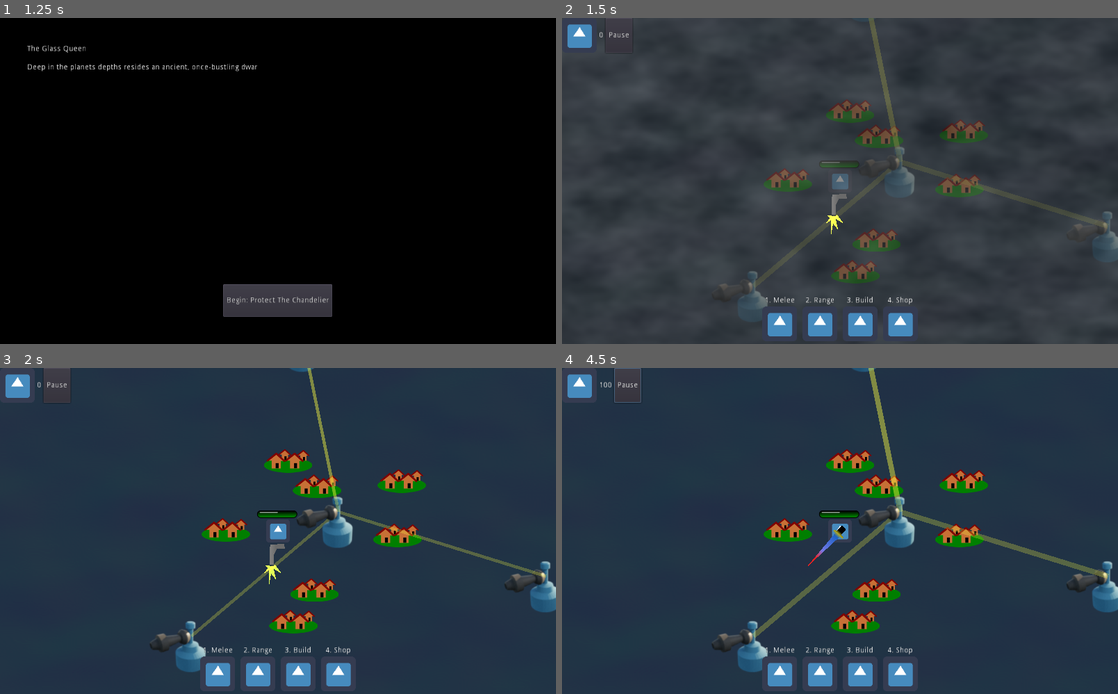
Above: before the commit, frames 1-4 (two rows, left to right).
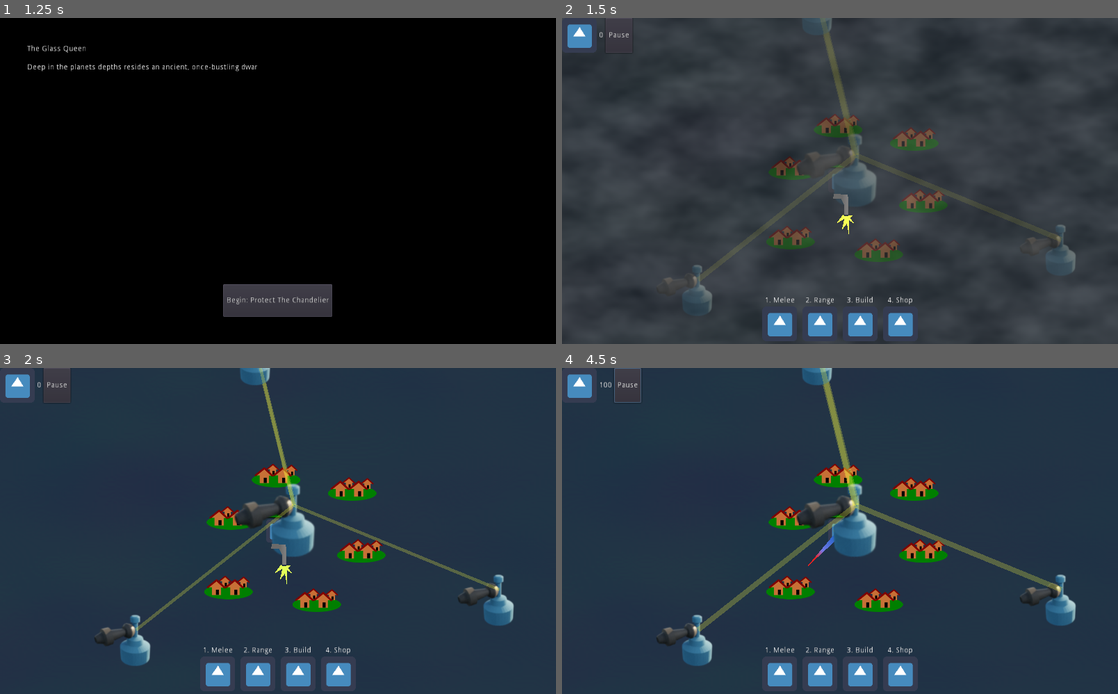
Above: after the commit, the same moments.

Repository: smclaughlan/GWJ52
Game: Godot game, scene res://Main.tscn
The game is run twice, just before and just after one commit, with the same random seed, the same clock (stepped at 60 frames per second) and the same inputs. The engine's default icon, where the game draws it, is replaced by a stand-in: a white triangle on a blue panel in a dark square.
Inputs (mouse positions are in pixels of both pictures, inside the frame that each line leads up to):
- Up to frame 1 (1.25 s): click "Play" at 0.5 s
- Up to frame 2 (1.5 s): click "Begin: Protect The Chandelier" at 1.25 s
- Up to frame 3 (2 s): no input
- Up to frame 4 (4.5 s): click (778, 674) at 2.02 s; click "Pause" at 2.75 s; click "Free Money!" at 3.5 s; click "Resume" at 4.25 s

Frame 1 is identical in both runs. In frame 2, 9.2% of the frame differs, in the area x 6-100%, y 0-94%; in frame 3, 12%; in frame 4, 12%, in the area x 17-100%, y 0-94%.

Commit message:
modify village, creeps, towers

Diff:
--- a/GodotProject/Global.gd
+++ b/GodotProject/Global.gd
@@ -17,3 +17,14 @@
 
 func resume():
 	get_tree().set_pause(false)
+
+
+func get_closest_object(group : Array, referenceObj ):
+	var refPos = referenceObj.global_position
+	var closest_object = null
+	for obj in group:
+		if is_instance_valid(obj) and obj != referenceObj:
+			var objPos = obj.global_position
+			if closest_object == null or objPos.distance_squared_to(refPos) < closest_object.global_position.distance_squared_to(refPos):
+				closest_object = obj
+	return closest_object
--- a/GodotProject/Scenes/Battle/Battle.tscn
+++ b/GodotProject/Scenes/Battle/Battle.tscn
@@ -21,15 +21,15 @@
 noise = SubResource( 1 )
 
 [sub_resource type="NavigationPolygon" id=4]
-vertices = PoolVector2Array( -1394, -689, 2567, -697, 2561, 1592, -1397, 1601 )
+vertices = PoolVector2Array( -3705, -1964, 3840, -1971, 3798, 2132, -3719, 2112 )
 polygons = [ PoolIntArray( 0, 1, 2, 3 ) ]
-outlines = [ PoolVector2Array( -1394, -689, 2567, -697, 2561, 1592, -1397, 1601 ) ]
+outlines = [ PoolVector2Array( -3705, -1964, 3840, -1971, 3798, 2132, -3719, 2112 ) ]
 
 [sub_resource type="RectangleShape2D" id=5]
-extents = Vector2( 2042, 29 )
+extents = Vector2( 3875.25, 66 )
 
 [sub_resource type="RectangleShape2D" id=6]
-extents = Vector2( 61, 1789 )
+extents = Vector2( 85, 2173 )
 
 [node name="Battle" type="Node2D"]
 script = ExtResource( 7 )
@@ -37,23 +37,23 @@
 [node name="FloorTexture" type="Sprite" parent="."]
 self_modulate = Color( 0.262745, 0.403922, 0.27451, 1 )
 material = SubResource( 3 )
-position = Vector2( -1448, -754 )
-scale = Vector2( 4, 4 )
+position = Vector2( -3782, -2141 )
+scale = Vector2( 7.49029, 7.56907 )
 z_index = -100
 texture = SubResource( 2 )
 centered = false
 
 [node name="Player" parent="." instance=ExtResource( 2 )]
-position = Vector2( 744, 369 )
+position = Vector2( 6, 6 )
 
 [node name="CreepSpawner" parent="." instance=ExtResource( 3 )]
-position = Vector2( -847, -182 )
+position = Vector2( -1585, -545 )
 
 [node name="CreepSpawner2" parent="." instance=ExtResource( 3 )]
-position = Vector2( -735, 1200 )
+position = Vector2( -1473, 837 )
 
 [node name="CreepSpawner3" parent="." instance=ExtResource( 3 )]
-position = Vector2( 2130, 63 )
+position = Vector2( 1392, -300 )
 
 [node name="NavigationPolygonInstance" type="NavigationPolygonInstance" parent="."]
 navpoly = SubResource( 4 )
@@ -61,21 +61,22 @@
 [node name="NavigationAgent2D" type="NavigationAgent2D" parent="NavigationPolygonInstance"]
 
 [node name="Village" parent="." instance=ExtResource( 4 )]
-position = Vector2( 787, 619 )
+position = Vector2( -80, 293 )
 
 [node name="InvisibleWalls" type="Node2D" parent="."]
+position = Vector2( -738, -363 )
 
 [node name="Wall1" type="StaticBody2D" parent="InvisibleWalls"]
-position = Vector2( 587, -732 )
+position = Vector2( 587, -1605 )
 collision_layer = 4
 collision_mask = 11
 
 [node name="CollisionShape2D" type="CollisionShape2D" parent="InvisibleWalls/Wall1"]
-position = Vector2( 6, -5 )
+position = Vector2( 216.75, -111 )
 shape = SubResource( 5 )
 
 [node name="Wall2" type="StaticBody2D" parent="InvisibleWalls"]
-position = Vector2( 633, 1621 )
+position = Vector2( 755, 2577 )
 collision_layer = 4
 collision_mask = 11
 
@@ -84,7 +85,7 @@
 shape = SubResource( 5 )
 
 [node name="Wall3" type="StaticBody2D" parent="InvisibleWalls"]
-position = Vector2( -1422, 242 )
+position = Vector2( -3045, 357 )
 collision_layer = 4
 collision_mask = 11
 
@@ -93,12 +94,12 @@
 shape = SubResource( 6 )
 
 [node name="Wall4" type="StaticBody2D" parent="InvisibleWalls"]
-position = Vector2( 2687, 302 )
+position = Vector2( 4699, 369 )
 collision_layer = 4
 collision_mask = 11
 
 [node name="CollisionShape2D" type="CollisionShape2D" parent="InvisibleWalls/Wall4"]
-position = Vector2( -51, -11 )
+position = Vector2( -27, 63 )
 shape = SubResource( 6 )
 
 [node name="NavManager" type="Node" parent="."]
@@ -106,6 +107,7 @@
 nav_mesh = NodePath("../NavigationPolygonInstance")
 
 [node name="PickableObjectSpawner" parent="." instance=ExtResource( 6 )]
+position = Vector2( -738, -363 )
 
 [node name="Currency" parent="." instance=ExtResource( 5 )]
 
--- a/GodotProject/Scenes/Battle/CreepSpawner.gd
+++ b/GodotProject/Scenes/Battle/CreepSpawner.gd
@@ -79,7 +79,7 @@
 	if State == States.READY:
 		spawn_creep()
 
-func _on_hit(damage, impactVector, damageAttributes):
+func _on_hit(damage, _impactVector, _damageAttributes):
 	health -= damage
 	$HealthBar.value = health/max_health
 	if health <= 0:
--- /dev/null
+++ b/GodotProject/Scenes/Battle/FriendlyHouses.gd
@@ -0,0 +1,42 @@
+extends StaticBody2D
+
+var max_health : float = 100.0
+var health : float = max_health
+
+enum States { INITIALIZING, READY, DEAD }
+var State = States.INITIALIZING
+
+
+
+# Called when the node enters the scene tree for the first time.
+func _ready():
+	State = States.READY
+	$HealthBar.hide()
+	$Corpse.hide()
+
+func begin_dying():
+	$AnimationPlayer.play("die")
+
+func die_for_real_this_time():
+	$Sprite.hide()
+	$corpse.show()
+	$DecayTimer.start()
+
+
+func _on_hit(damage, _impactVector, _damageAttributes):
+	$HealthBar.show()
+	if not State in [ States.INITIALIZING, States.DEAD ]:
+		health -= damage
+		$HealthBar.value = health / max_health
+		if damage <= 0:
+			begin_dying()
+
+
+
+func _on_DecayTimer_timeout():
+	queue_free()
+
+
+func _on_AnimationPlayer_animation_finished(anim_name):
+	if anim_name == "die":
+		die_for_real_this_time()
--- /dev/null
+++ b/GodotProject/Scenes/Battle/FriendlyHouses.tscn
@@ -0,0 +1,104 @@
+[gd_scene load_steps=11 format=2]
+
+[ext_resource path="res://Scenes/Region/VillagePlaceholderArt.png" type="Texture" id=1]
+[ext_resource path="res://_common/GUI/HealthBarUnder.png" type="Texture" id=2]
+[ext_resource path="res://_common/GUI/HealthBarOver.png" type="Texture" id=3]
+[ext_resource path="res://_common/GUI/HealthBarFill.png" type="Texture" id=4]
+[ext_resource path="res://Scenes/Battle/FriendlyHouses.gd" type="Script" id=5]
+[ext_resource path="res://Scenes/Battle/CreepSpawnerRubble.png" type="Texture" id=6]
+
+[sub_resource type="CapsuleShape2D" id=1]
+radius = 22.0
+height = 90.0
+
+[sub_resource type="Animation" id=3]
+length = 0.001
+tracks/0/type = "value"
+tracks/0/path = NodePath("Fire:emitting")
+tracks/0/interp = 1
+tracks/0/loop_wrap = true
+tracks/0/imported = false
+tracks/0/enabled = true
+tracks/0/keys = {
+"times": PoolRealArray( 0 ),
+"transitions": PoolRealArray( 1 ),
+"update": 0,
+"values": [ false ]
+}
+
+[sub_resource type="Animation" id=2]
+resource_name = "die"
+length = 3.0
+tracks/0/type = "value"
+tracks/0/path = NodePath("Fire:emitting")
+tracks/0/interp = 1
+tracks/0/loop_wrap = true
+tracks/0/imported = false
+tracks/0/enabled = true
+tracks/0/keys = {
+"times": PoolRealArray( 0, 3 ),
+"transitions": PoolRealArray( 1, 1 ),
+"update": 1,
+"values": [ true, false ]
+}
+
+[sub_resource type="Gradient" id=4]
+offsets = PoolRealArray( 0.365922, 0.519553, 0.807263, 0.988827 )
+colors = PoolColorArray( 0.959033, 0.732193, 0.0932675, 1, 0.619189, 0, 0, 1, 0, 0, 0, 1, 0.473828, 0.469821, 0.469821, 1 )
+
+[node name="FriendlyHouses" type="StaticBody2D" groups=["village"]]
+collision_layer = 32
+collision_mask = 10
+script = ExtResource( 5 )
+
+[node name="Sprite" type="Sprite" parent="."]
+position = Vector2( 0, -5 )
+z_index = -1
+texture = ExtResource( 1 )
+
+[node name="CollisionShape2D" type="CollisionShape2D" parent="."]
+rotation = 1.57079
+shape = SubResource( 1 )
+
+[node name="HealthBar" type="TextureProgress" parent="."]
+margin_left = -52.0
+margin_top = -65.0
+margin_right = 61.0
+margin_bottom = -25.0
+max_value = 1.0
+step = 0.05
+value = 1.0
+texture_under = ExtResource( 2 )
+texture_over = ExtResource( 3 )
+texture_progress = ExtResource( 4 )
+
+[node name="AnimationPlayer" type="AnimationPlayer" parent="."]
+anims/RESET = SubResource( 3 )
+anims/die = SubResource( 2 )
+
+[node name="Fire" type="CPUParticles2D" parent="."]
+emitting = false
+amount = 25
+lifetime = 2.0
+lifetime_randomness = 0.5
+emission_shape = 2
+emission_rect_extents = Vector2( 50, 5 )
+direction = Vector2( 0, -1 )
+gravity = Vector2( 0, -1 )
+initial_velocity = 25.0
+angle = 45.0
+scale_amount = 10.0
+scale_amount_random = 0.25
+color = Color( 0.917647, 0.0823529, 0.0823529, 1 )
+color_ramp = SubResource( 4 )
+
+[node name="DecayTimer" type="Timer" parent="."]
+wait_time = 20.0
+
+[node name="Corpse" type="Sprite" parent="."]
+visible = false
+scale = Vector2( 3.04215, 1.87281 )
+texture = ExtResource( 6 )
+
+[connection signal="animation_finished" from="AnimationPlayer" to="." method="_on_AnimationPlayer_animation_finished"]
+[connection signal="timeout" from="DecayTimer" to="." method="_on_DecayTimer_timeout"]
--- a/GodotProject/Scenes/Enemies/Creep.gd
+++ b/GodotProject/Scenes/Enemies/Creep.gd
@@ -33,14 +33,14 @@
 # Called when the node enters the scene tree for the first time.
 func _ready():
 	if Global.pickable_object_spawner != null:
-		connect("died", Global.pickable_object_spawner, "spawn_pickable")
+		var _err = connect("died", Global.pickable_object_spawner, "spawn_pickable")
 	$corpse.hide()
 
 
 func init(initialPos, navTarget):
 	set_global_position(initialPos)
 	nav_target = navTarget
-	set_target(Global.player)
+	set_attack_target(Global.player)
 	State = States.MOVING
 
 
@@ -49,13 +49,39 @@
 	if State == States.MOVING:
 		move(delta)
 
-#	velocity = (global_position - prev_position)
-#	prev_position = global_position
 
-func set_target(target):
+
+func set_attack_target(target):
 	for weapon in $Weapons.get_children():
 		if weapon.has_method("set_target"):
 			weapon.set_target(target)
+
+
+func choose_target_location():
+	var target : Object
+	var targetLocation : Vector2
+
+	var vector_to_player = Global.player.global_position - self.global_position
+	var vector_to_village = Global.village_location - self.global_position
+	if vector_to_player.length_squared() > vector_to_village.length_squared():
+		target = get_nearest_target()
+		targetLocation = target.global_position
+	else:
+		targetLocation = Global.player.global_position
+
+	nav_agent.set_target_location(targetLocation)
+
+
+func get_nearest_target():
+	var potentialTargets = []
+	potentialTargets.append_array(get_tree().get_nodes_in_group("village"))
+	potentialTargets.append_array(get_tree().get_nodes_in_group("towers"))
+	potentialTargets.append(Global.player)
+
+	return Global.get_closest_object(potentialTargets, self)
+
+
+
 
 func move(delta):
 	if nav_agent.is_navigation_finished():
@@ -63,6 +89,11 @@
 		return
 
 	nav_agent.get_next_location()
+
+
+
+
+
 	var direction = global_position.direction_to(nav_agent.get_next_location())
 	var desired_velocity = direction * speed
 	var steering = (desired_velocity - velocity) * delta * 4.0
@@ -145,4 +176,4 @@
 
 
 func _on_PathfindTimer_timeout():
-	nav_agent.set_target_location(Global.player.global_position)
+	choose_target_location()
--- a/GodotProject/Scenes/Objects/Pickups/Sun.gd
+++ b/GodotProject/Scenes/Objects/Pickups/Sun.gd
@@ -2,4 +2,4 @@
 
 
 func _ready() -> void:
-	connect("picked", Global.currency_tracker, "update_amount")
+	var _err = connect("picked", Global.currency_tracker, "update_amount")
--- a/GodotProject/Scenes/Objects/Tools/ConstructionWrench.gd
+++ b/GodotProject/Scenes/Objects/Tools/ConstructionWrench.gd
@@ -21,7 +21,7 @@
 func _ready():
 	var delay_let_ancestors_initialize_first = get_tree().create_timer(0.1)
 	yield(delay_let_ancestors_initialize_first, "timeout")
-	connect("tower_built", Global.currency_tracker, "update_amount")
+	var _err = connect("tower_built", Global.currency_tracker, "update_amount")
 
 
 func init(myPlayer):
--- a/GodotProject/Scenes/Objects/Towers/TowerBase.gd
+++ b/GodotProject/Scenes/Objects/Towers/TowerBase.gd
@@ -16,6 +16,7 @@
 	new_turret.global_position = global_position
 	if Global.current_map.has_node("Towers"):
 		Global.current_map.get_node("Towers").add_child(new_turret)
+		new_turret.global_position = global_position
 	else:
 		Global.current_map.add_child(new_turret)
 	var default_turret_range = 30
--- a/GodotProject/Scenes/Objects/Towers/TowerBase.tscn
+++ b/GodotProject/Scenes/Objects/Towers/TowerBase.tscn
@@ -8,6 +8,8 @@
 script = ExtResource( 2 )
 
 [node name="Sprite" type="Node2D" parent="."]
+show_behind_parent = true
+z_index = -5
 
 [node name="Polygon2D" type="Polygon2D" parent="Sprite"]
 position = Vector2( -67, 29 )
@@ -18,4 +20,4 @@
 [node name="CollisionPolygon2D" type="CollisionPolygon2D" parent="."]
 position = Vector2( -1, 38 )
 rotation = 1.57079
-polygon = PoolVector2Array( 5.00001, -4.99999, 18.0001, -35, 46.0001, -35.9999, 58, 17.0001, 38.9999, 62.0001, 11.9999, 60 )
+polygon = PoolVector2Array( 17.0002, -34.9999, 57.0002, -37.9996, 55.9997, 43.0004, 19.9997, 42.0001 )
--- a/GodotProject/Scenes/Objects/Towers/TowerTurret.gd
+++ b/GodotProject/Scenes/Objects/Towers/TowerTurret.gd
@@ -68,16 +68,17 @@
 
 func find_target_in_collider():
 	var enemies = collision_area.get_overlapping_bodies()
-	var closest_enemy = null
-	var closest_enemy_dist_sq = 100000000000
-	for enemy in enemies:
-		var curr_dist_sq = global_position.distance_squared_to(enemy.global_position)
-		if closest_enemy == null:
-			closest_enemy = enemy
-			closest_enemy_dist_sq = curr_dist_sq
-		if curr_dist_sq < closest_enemy_dist_sq:
-			closest_enemy = enemy
-			closest_enemy_dist_sq = curr_dist_sq
+	var closest_enemy = Global.get_closest_object(enemies, self)
+
+#	var closest_enemy_dist_sq = 100000000000
+#	for enemy in enemies:
+#		var curr_dist_sq = global_position.distance_squared_to(enemy.global_position)
+#		if closest_enemy == null:
+#			closest_enemy = enemy
+#			closest_enemy_dist_sq = curr_dist_sq
+#		if curr_dist_sq < closest_enemy_dist_sq:
+#			closest_enemy = enemy
+#			closest_enemy_dist_sq = curr_dist_sq
 	if closest_enemy and is_instance_valid(closest_enemy):
 		target = closest_enemy
 		shoot_timer.start(turret_fire_rate)
--- a/GodotProject/Scenes/Player/PlayerAvatar.tscn
+++ b/GodotProject/Scenes/Player/PlayerAvatar.tscn
@@ -18,7 +18,7 @@
 radius = 300.0
 
 [node name="Player" type="KinematicBody2D"]
-collision_mask = 37
+collision_mask = 5
 script = ExtResource( 3 )
 
 [node name="CollisionShape2D" type="CollisionShape2D" parent="."]
--- a/GodotProject/Scenes/Region/Village.tscn
+++ b/GodotProject/Scenes/Region/Village.tscn
@@ -1,42 +1,34 @@
 [gd_scene load_steps=4 format=2]
 
-[ext_resource path="res://Scenes/Region/VillagePlaceholderArt.png" type="Texture" id=1]
 [ext_resource path="res://Scenes/Region/Village.gd" type="Script" id=2]
 [ext_resource path="res://Scenes/Objects/Towers/TowerTurret.tscn" type="PackedScene" id=3]
+[ext_resource path="res://Scenes/Battle/FriendlyHouses.tscn" type="PackedScene" id=4]
 
 [node name="Village" type="Node2D"]
-position = Vector2( 926, 533 )
+position = Vector2( -120, 304 )
 script = ExtResource( 2 )
 
-[node name="Sprite" type="Sprite" parent="."]
-texture = ExtResource( 1 )
+[node name="Houses" parent="." instance=ExtResource( 4 )]
+position = Vector2( -44, -318 )
 
-[node name="Sprite2" type="Sprite" parent="."]
-position = Vector2( 58, -87 )
-texture = ExtResource( 1 )
+[node name="Houses2" parent="." instance=ExtResource( 4 )]
+position = Vector2( -51, -126 )
 
-[node name="Sprite3" type="Sprite" parent="."]
-position = Vector2( 287, -238 )
-texture = ExtResource( 1 )
+[node name="Houses3" parent="." instance=ExtResource( 4 )]
+position = Vector2( 193, -91 )
 
-[node name="Sprite4" type="Sprite" parent="."]
-position = Vector2( 299, -388 )
-texture = ExtResource( 1 )
+[node name="Houses4" parent="." instance=ExtResource( 4 )]
+position = Vector2( 316, -227 )
 
-[node name="Sprite5" type="Sprite" parent="."]
-position = Vector2( -187, -253 )
-texture = ExtResource( 1 )
+[node name="Houses5" parent="." instance=ExtResource( 4 )]
+position = Vector2( 291, -398 )
 
-[node name="Sprite6" type="Sprite" parent="."]
-position = Vector2( 65, -373.5 )
-texture = ExtResource( 1 )
-
-[node name="Sprite7" type="Sprite" parent="."]
-position = Vector2( -15, -443.5 )
-texture = ExtResource( 1 )
+[node name="Houses6" parent="." instance=ExtResource( 4 )]
+position = Vector2( 81, -435 )
 
 [node name="TowerTurret" parent="." instance=ExtResource( 3 )]
-position = Vector2( -284, 40 )
+position = Vector2( 128, -358 )
+scale = Vector2( 1.42824, 1.42824 )
 
 [node name="TowerTurret2" parent="." instance=ExtResource( 3 )]
 position = Vector2( 696, -125 )
@@ -45,4 +37,4 @@
 position = Vector2( 23, -789 )
 
 [node name="TowerTurret4" parent="." instance=ExtResource( 3 )]
-position = Vector2( 122, -303 )
+position = Vector2( -308, -14 )
--- a/GodotProject/Scenes/Resources/Currency.gd
+++ b/GodotProject/Scenes/Resources/Currency.gd
@@ -10,7 +10,7 @@
 
 func _ready() -> void:
 	Global.currency_tracker = self
-	connect("resource_changed", Global.hud, "update_sun")
+	var _err = connect("resource_changed", Global.hud, "update_sun")
 
 
 func update_amount(new_amount: int = 1) -> void:
